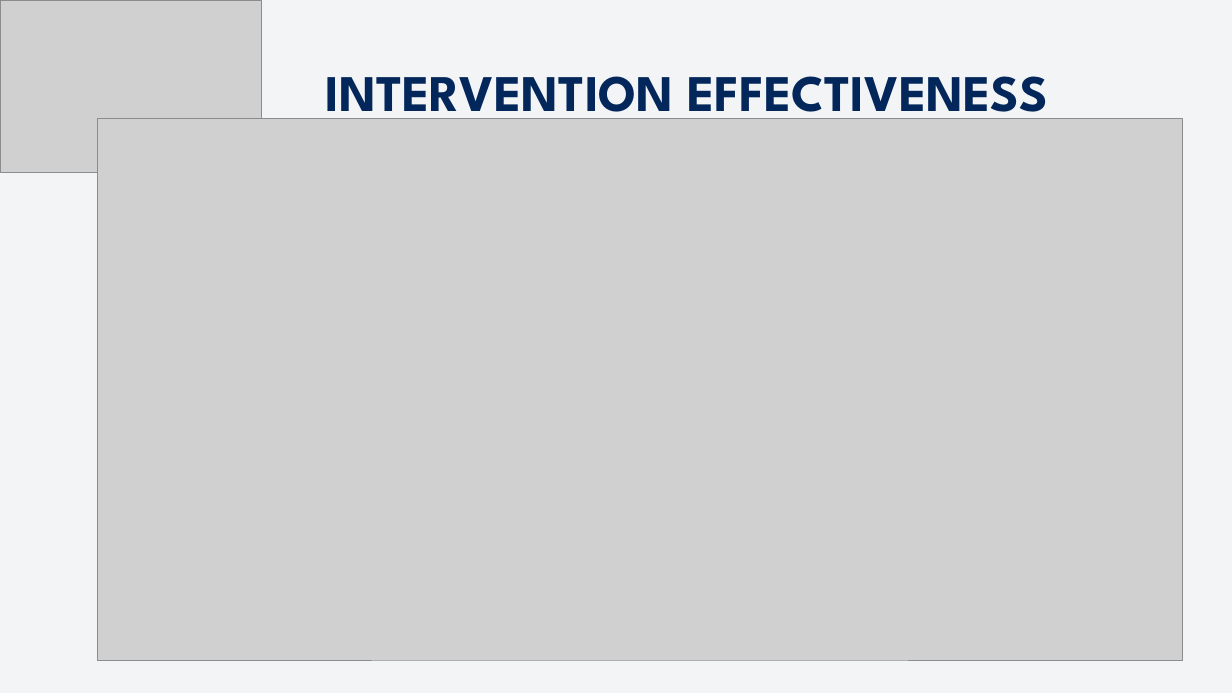
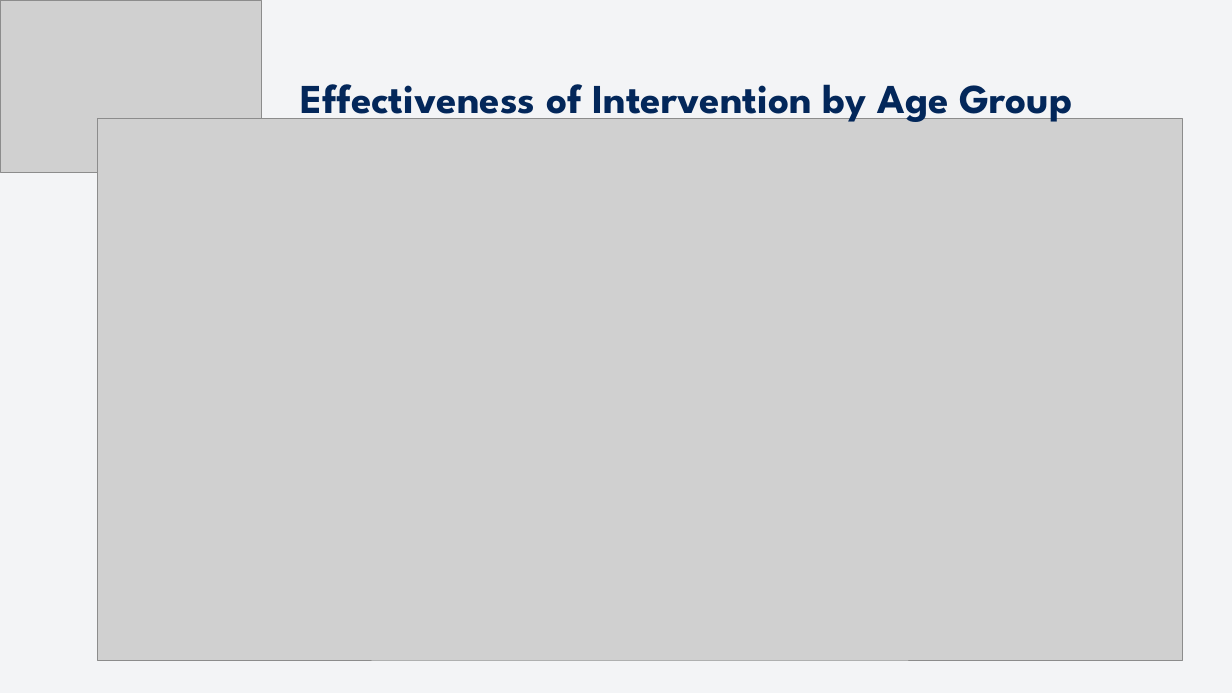
Before and after one commit to hesanche94/TVHC, a slide deck: slide 8 of TVHC SKILLS TEST.pptx. Drawn at 1232x693 pixels with LibreOffice and Linux fonts; fonts in the diff are those of the drawing; grey boxes stand for pictures. Boxes give left, top, right and bottom in pixels: in the first picture for what was removed or moved away, otherwise in the second. Text is boxed around its words. In the diff, an @@ line names an element or a change of style, - is before the commit and + after.

```diff
--- a/TVHC SKILLS TEST.pptx
+++ b/TVHC SKILLS TEST.pptx
@@ text at box(301, 84, 1073, 122): text changed; size 60 to 48 pt @@
-INTERVENTION EFFECTIVENESS
+Effectiveness of Intervention by Age Group
```
Also in this commit, not shown: 8 other slides changed, 1 other file.
